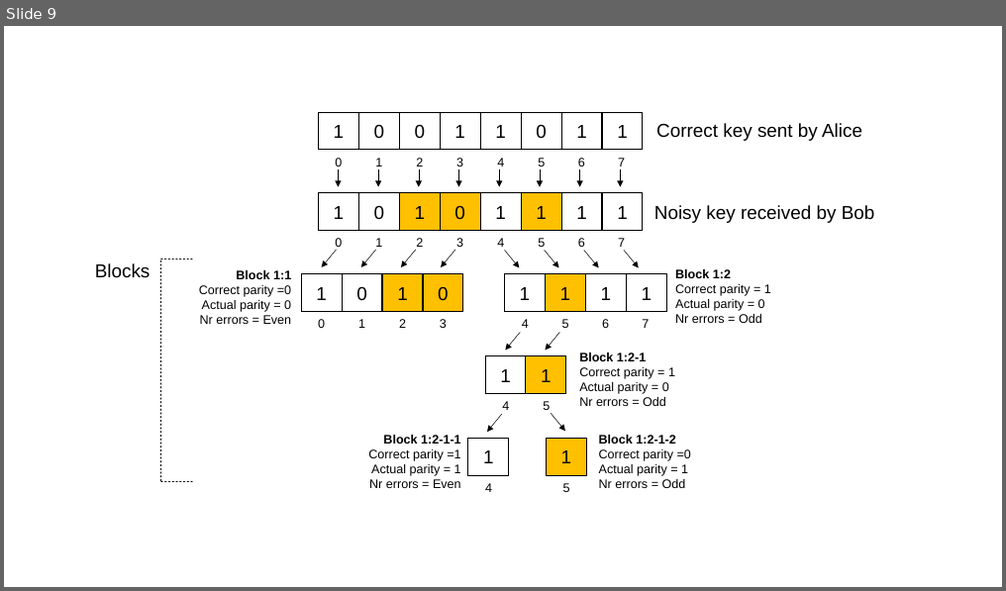
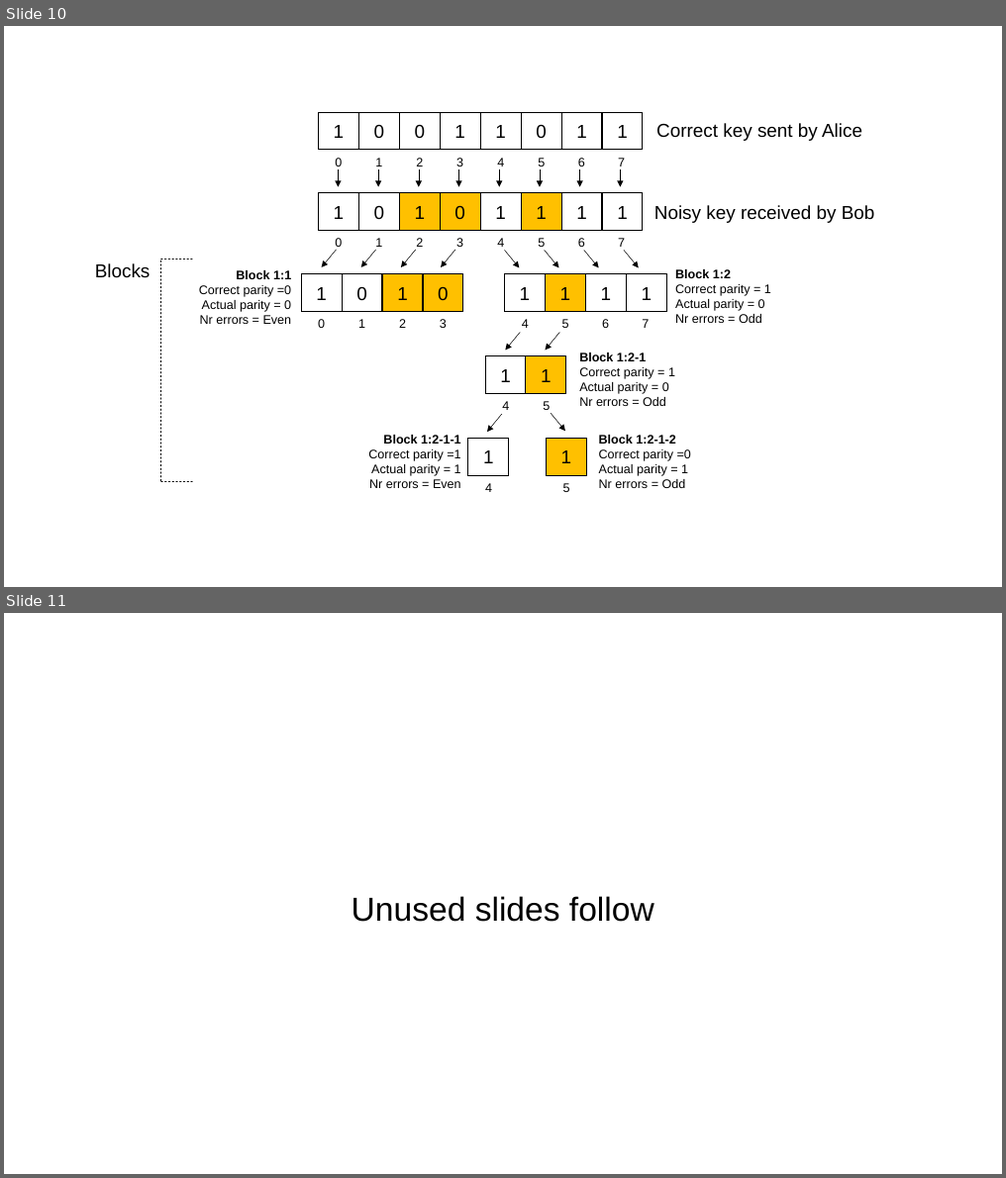
Before and after one commit to brunorijsman/cascade-python, a slide deck: docs/source/figures/figures.pptx. Shown one above the other, each under a label of ours: slide 9 before the commit, slides 10 and 11 after it. The pictures are 1006x591 and 1006x1178 pixels, drawn with LibreOffice and Linux fonts; fonts in the diff are those of the drawing. Boxes give left, top, right and bottom in pixels: in the first picture for what was removed or moved away, otherwise in the second. Text is boxed around its words. In the diff, an @@ line names an element or a change of style, - is before the commit and + after.

```diff
--- a/docs/source/figures/figures.pptx
+++ b/docs/source/figures/figures.pptx
@@ slide 11 added at (4,613,1002,1174), background #FFFFFF @@
@@ text added at (351,896,654,922), 32 pt, text #000000 @@
+Unused slides follow
@@ what was slide 9 is now slide 10 @@
```
Also in this commit, not shown: 2 other slides added, 4 other files.
